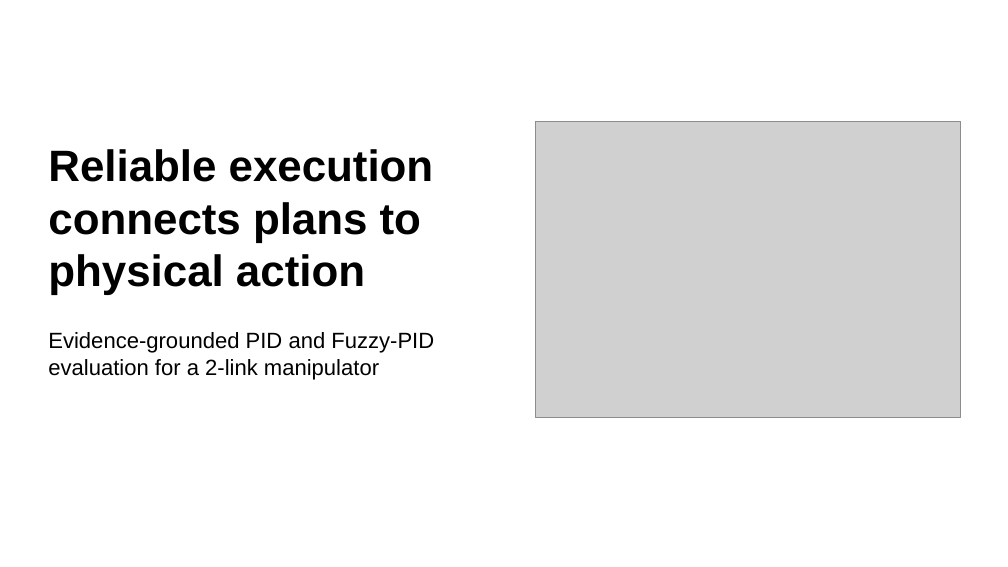
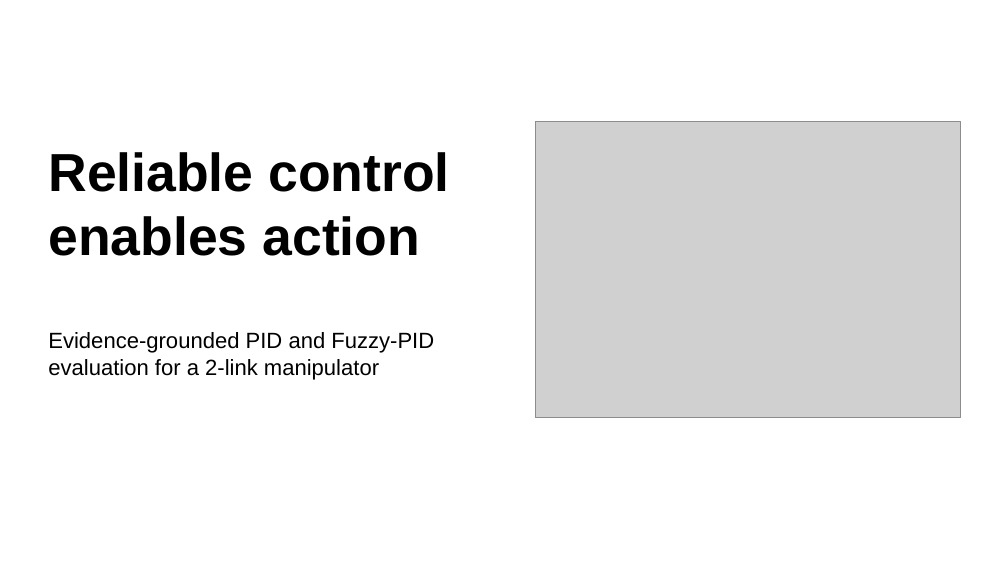
Before and after one commit to yzh423/PID-MATLAB, a slide deck: slide 1 of presentation/final_presentation.pptx. Drawn at 1008x567 pixels with LibreOffice and Linux fonts; fonts in the diff are those of the drawing; grey boxes stand for pictures. Boxes give left, top, right and bottom in pixels: in the first picture for what was removed or moved away, otherwise in the second. Text is boxed around its words. In the diff, an @@ line names an element or a change of style, - is before the commit and + after.

```diff
--- a/presentation/final_presentation.pptx
+++ b/presentation/final_presentation.pptx
@@ text at [48, 152, 449, 256]: text changed; size 41.8 to 51 pt @@
-Reliable execution connects plans to physical action
+Reliable control enables action
```
Also in this commit, not shown: 6 other slides changed, 29 other files.
